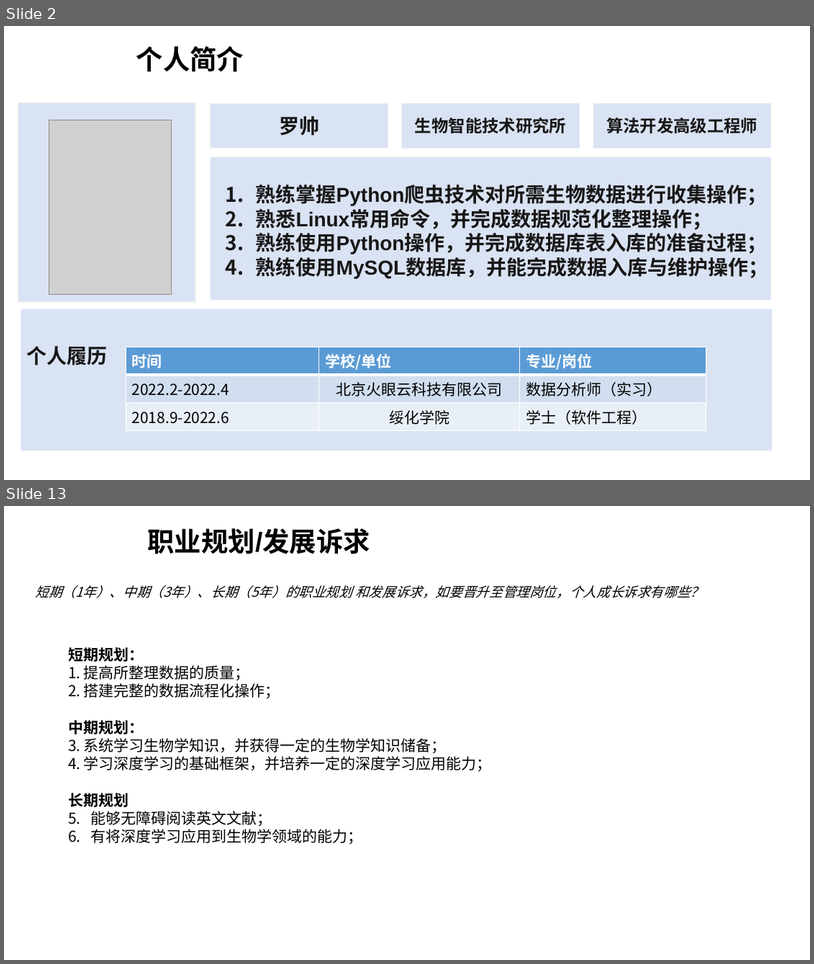
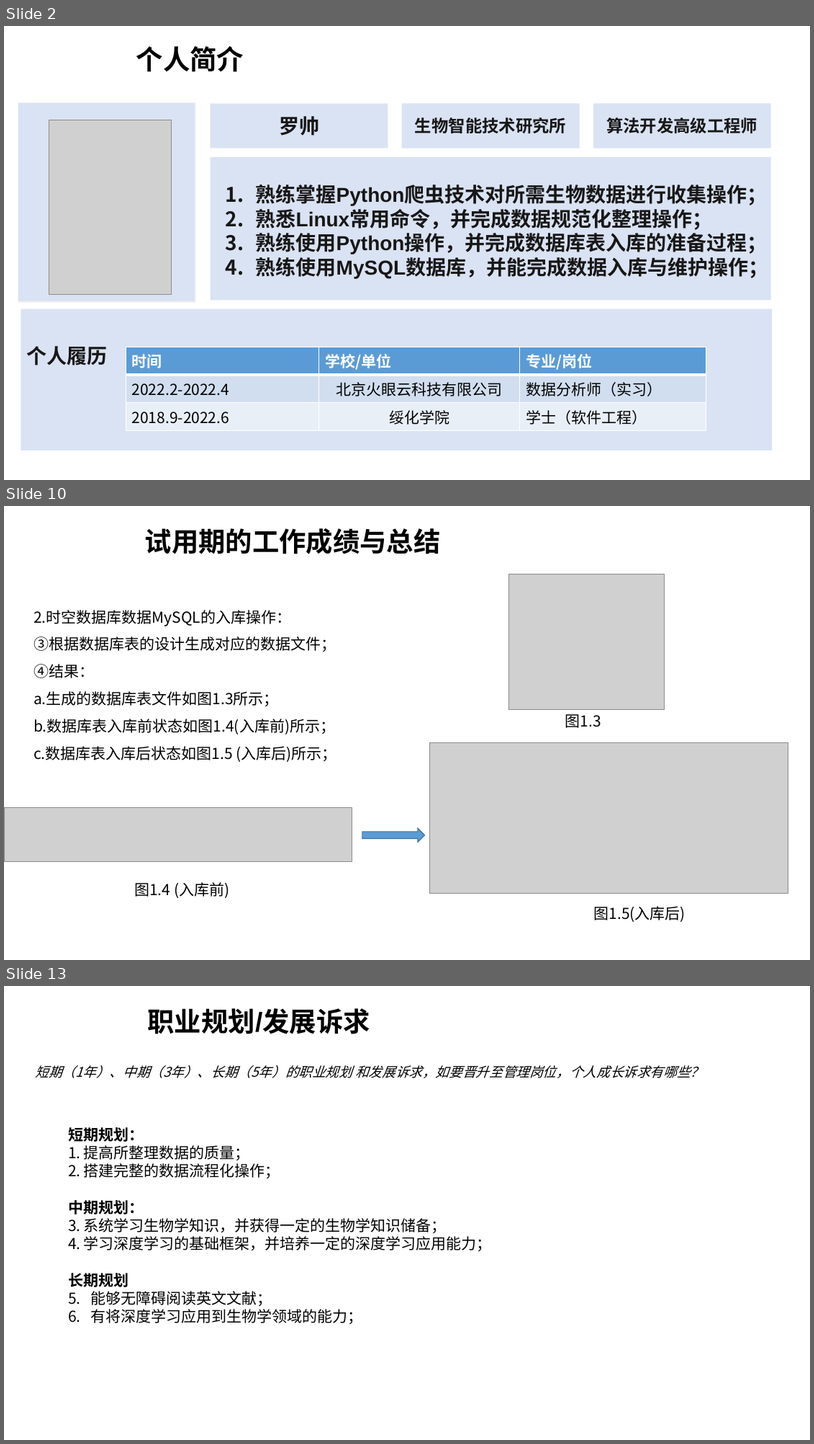
Before and after one commit to duolaxiaoshuai/first_work, a slide deck: Work_documents/罗帅_时空数据库数据整理及入库.pptx. Shown one above the other, each under a label of ours: slides 2 and 13 before the commit, slides 2, 10 and 13 after it; the slides between them are not shown. The pictures are 814x964 and 814x1444 pixels, drawn with LibreOffice and Linux fonts; fonts in the diff are those of the drawing; grey boxes stand for pictures; background and template pictures are left out. Boxes give left, top, right and bottom in pixels: in the first picture for what was removed or moved away, otherwise in the second. Text is boxed around its words. In the diff, an @@ line names an element or a change of style, - is before the commit and + after.

```diff
--- a/Work_documents/罗帅_时空数据库数据整理及入库.pptx
+++ b/Work_documents/罗帅_时空数据库数据整理及入库.pptx
@@ slide 10 added at (4, 506, 810, 960), background picture (left out) @@
@@ text added at (145, 528, 441, 554), 32 pt, text #000000, bold @@
+试用期的工作成绩与总结
@@ picture added at (509, 574, 665, 709) @@
@@ text added at (34, 610, 337, 762), 18 pt, text #000000 @@
+2.时空数据库数据MySQL的入库操作：
+③根据数据库表的设计生成对应的数据文件；
+④结果：
+a.生成的数据库表文件如图1.3所示；
+b.数据库表入库前状态如图1.4(入库前)所示；
+c.数据库表入库后状态如图1.5 (入库后)所示；
@@ text added at (566, 714, 602, 728), 18 pt, text #000000 @@
+图1.3
@@ picture added at (430, 743, 790, 893) @@
@@ picture added at (4, 807, 352, 862) @@
@@ right arrow added at (363, 828, 425, 842), fill #5B9BD5, outline #43739E 1 pt @@
@@ text added at (134, 882, 229, 898), 18 pt, text #000000 @@
+图1.4 (入库前)
@@ text added at (594, 906, 686, 921), 18 pt, text #000000 @@
+图1.5(入库后)
```
Also in this commit, not shown: 5 slides changed, 4 other slides added, 5 slides removed.
